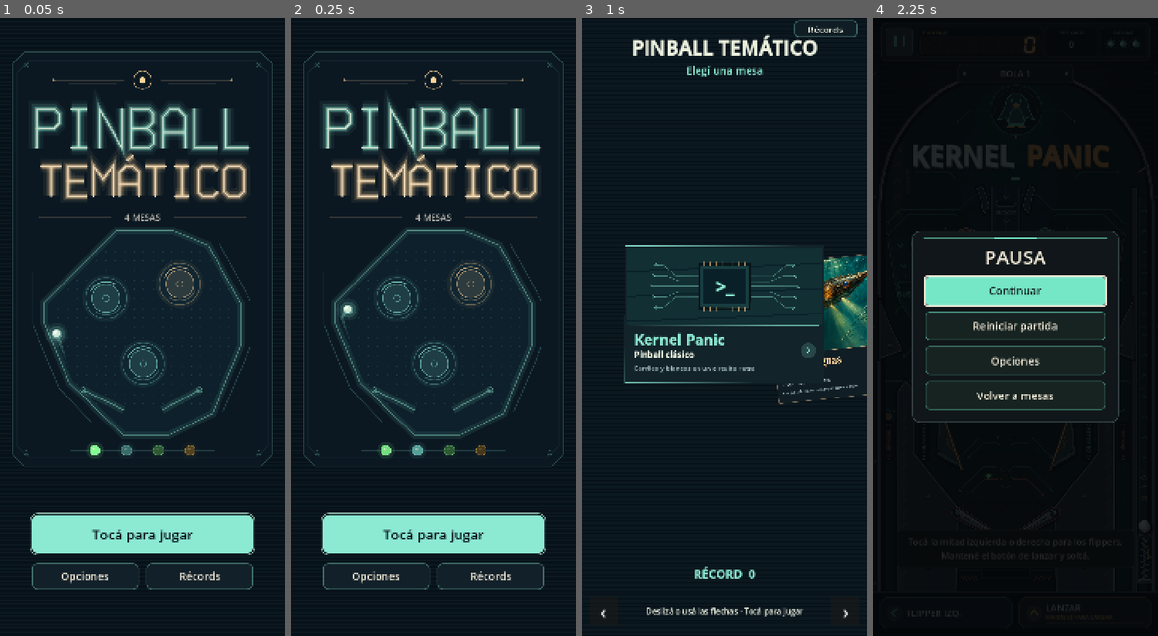
Above: before the commit, frames 1-4 (left to right).
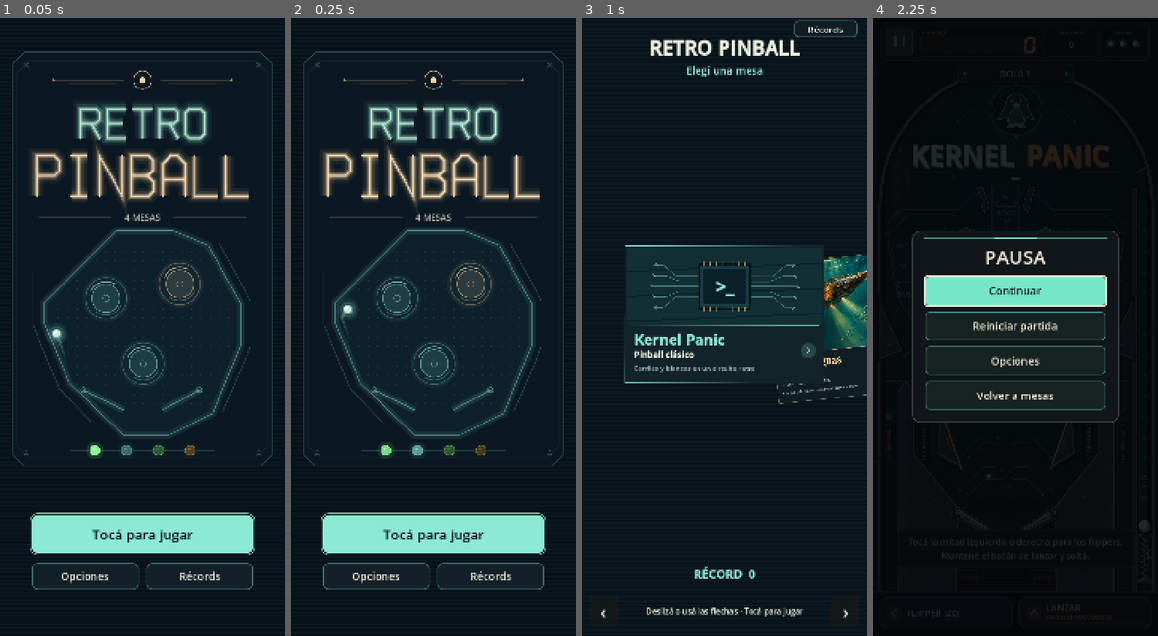
Above: after the commit, the same moments.

Repository: pasaporteN25/RetroPainball
Game: Godot game, scene res://scenes/title.tscn
Two runs of this game, one before a commit and one after it. Both use one fixed random seed, a clock stepped at 60 frames per second and the inputs below.
Inputs (mouse positions are in pixels of both pictures, inside the frame that each line leads up to):
- Up to frame 1 (0.05 s): no input
- Up to frame 2 (0.25 s): no input
- Up to frame 3 (1 s): click "Tocá para jugar" at 0.5 s
- Up to frame 4 (2.25 s): click "Kernel Panic" at 1.25 s; click (898, 42) at 2 s

The runs differ from the first frame. In frame 1, 7.1% of the frame differs, in the area x 11-88%, y 12-31%; in frame 2, 7.2%; in frame 3, 1.2%; in frame 4, nothing differs.

Commit message:
Rename to Retro Pinball, add Android back navigation and hide untranslated language (P-04, U-07)
- Title logo, selector heading and project name now say Retro Pinball.
- Back on records goes to the selector, on the selector to the title, and on
  the title closes options or quits (quit_on_go_back stays off).
- The language toggle only shows when a non-Spanish translation is loaded.

Co-Authored-By: Claude Opus 5.5 <noreply@anthropic.com>

Diff:
--- a/project.godot
+++ b/project.godot
@@ -10,7 +10,7 @@
 
 [application]
 
-config/name="Pinball Temático"
+config/name="Retro Pinball"
 config/description="Pinball para Android con mesas temáticas."
 run/main_scene="res://scenes/title.tscn"
 config/quit_on_go_back=false
--- a/resources/credits.json
+++ b/resources/credits.json
@@ -48,7 +48,7 @@
     {
       "id": "app_boot_splash",
       "kind": "art",
-      "title": "Logo de arranque de Pinball Temático",
+      "title": "Logo de arranque de Retro Pinball",
       "author": "Proyecto RetroPainball",
       "license": "original",
       "source": "tools/generate_app_branding.gd",
--- a/scripts/ui/options_menu.gd
+++ b/scripts/ui/options_menu.gd
@@ -61,7 +61,9 @@
 	_back.add_theme_font_size_override("font_size", 27)
 	_back.pressed.connect(close)
 	column.add_child(_back)
-	_buttons = [_vibration, _zone, _language, _back]
+	# Sin traducciones cargadas (Q-05 pendiente) el botón no cambiaría nada: se oculta.
+	_language.visible = has_translations()
+	_buttons.assign([_vibration, _zone, _language, _back] if _language.visible else [_vibration, _zone, _back])
 	for button in _buttons:
 		Arcade.enable_pad_accept(button)
 	_focus_order.append_array(_buttons)
@@ -75,6 +77,14 @@
 		control.focus_neighbor_right = NodePath(".")
 	_apply_theme()
 	_shade.hide()
+
+
+## true si hay un idioma distinto del español con traducción cargada.
+static func has_translations() -> bool:
+	for locale: String in TranslationServer.get_loaded_locales():
+		if not locale.begins_with("es"):
+			return true
+	return false
 
 
 func is_open() -> bool:
--- a/scripts/ui/records_screen.gd
+++ b/scripts/ui/records_screen.gd
@@ -216,6 +216,12 @@
 	get_tree().change_scene_to_file("res://scenes/table_select.tscn")
 
 
+## P-04: el botón atrás de Android hace lo mismo que Esc.
+func _notification(what: int) -> void:
+	if what == NOTIFICATION_WM_GO_BACK_REQUEST and is_node_ready():
+		_close()
+
+
 func _unhandled_input(event: InputEvent) -> void:
 	if event.is_action_pressed("pause") or event.is_action_pressed("ui_cancel"):
 		_close()
--- a/scripts/ui/table_select.gd
+++ b/scripts/ui/table_select.gd
@@ -80,7 +80,21 @@
 		get_tree().change_scene_to_file(scene_path)
 
 
+## P-04: atrás (Android) o Esc vuelve a la pantalla de título.
+func go_back() -> void:
+	get_tree().change_scene_to_file("res://scenes/title.tscn")
+
+
+func _notification(what: int) -> void:
+	if what == NOTIFICATION_WM_GO_BACK_REQUEST and is_node_ready():
+		go_back()
+
+
 func _input(event: InputEvent) -> void:
+	if event.is_action_pressed("ui_cancel"):
+		get_viewport().set_input_as_handled()
+		go_back()
+		return
 	if event.is_action_pressed("ui_left"):
 		_select(_selected - 1)
 		get_viewport().set_input_as_handled()
@@ -216,7 +230,7 @@
 	for y in range(0, int(size.y), 6):
 		draw_line(Vector2(0, y), Vector2(size.x, y), Color(0.41, 0.61, 0.62, 0.05))
 	var at := Vector2(size.x * 0.5, _safe_top + 94)
-	_center_text(self, _heading, "PINBALL TEMÁTICO", at, 49, IVORY)
+	_center_text(self, _heading, "RETRO PINBALL", at, 49, IVORY)
 	_center_text(self, ThemeDB.fallback_font, "Elegí una mesa", at + Vector2(0, 49), 27, MINT)
 	var record := _selected_record()
 	var accent := GameState.active_theme(_ids[_selected]).select_accent
--- a/scripts/ui/title_screen.gd
+++ b/scripts/ui/title_screen.gd
@@ -24,6 +24,11 @@
 	"P": [
 		[Vector2(0, 10), Vector2(0, 0), Vector2(4.8, 0), Vector2(6, 1.2),
 			Vector2(6, 3.8), Vector2(4.8, 5), Vector2(0, 5)],
+	],
+	"R": [
+		[Vector2(0, 10), Vector2(0, 0), Vector2(4.8, 0), Vector2(6, 1.2),
+			Vector2(6, 3.8), Vector2(4.8, 5), Vector2(0, 5)],
+		[Vector2(3.4, 5), Vector2(6, 10)],
 	],
 	"I": [[Vector2(1, 0), Vector2(5, 0)], [Vector2(3, 0), Vector2(3, 10)], [Vector2(1, 10), Vector2(5, 10)]],
 	"N": [[Vector2(0, 10), Vector2(0, 0), Vector2(6, 10), Vector2(6, 0)]],
@@ -89,8 +94,8 @@
 		var theme := GameState.active_theme(id)
 		_accents.append(theme.select_accent)
 		_insert_colors.append(theme.lamp_tint)
-	_logo_top = _word_paths("PINBALL", Vector2(0, 159), Vector2(9.5, 10.0), 23.0)
-	_logo_bottom = _word_paths("TEMÁTICO", Vector2(0, 304), Vector2(8.0, 7.5), 18.0)
+	_logo_top = _word_paths("RETRO", Vector2(0, 159), Vector2(8.0, 7.5), 18.0)
+	_logo_bottom = _word_paths("PINBALL", Vector2(0, 279), Vector2(9.5, 10.0), 23.0)
 	for point: Vector2 in BALL_ROUTE:
 		_ball_path.add_point(point)
 	_route_length = _ball_path.get_baked_length()
@@ -234,6 +239,19 @@
 	if event.is_action_pressed("ui_accept") and not _options.is_open():
 		get_viewport().set_input_as_handled()
 		start()
+
+
+## P-04: el botón atrás de Android cierra las opciones; si no hay nada abierto, sale del juego.
+func _notification(what: int) -> void:
+	if what == NOTIFICATION_WM_GO_BACK_REQUEST and is_node_ready():
+		go_back()
+
+
+func go_back() -> void:
+	if _options.is_open():
+		_options.close()
+	elif not _leaving:
+		get_tree().quit()
 
 
 func _draw() -> void:
--- /dev/null
+++ b/tests/headless/back_button.gd
@@ -0,0 +1,60 @@
+extends SceneTree
+## P-04: el botón atrás de Android navega hacia atrás en cada pantalla del menú
+## (récords → selector → título; en el título cierra las opciones antes de salir).
+
+var failures := 0
+var scratch := "user://test_back_%d" % OS.get_process_id()
+
+
+func _initialize() -> void:
+	_run.call_deferred()
+
+
+func _run() -> void:
+	var state := root.get_node("GameState")
+	var s := root.get_node("Settings")
+	state.save_directory = scratch
+	state.record_path = scratch.path_join("records.cfg")
+	s.path = scratch.path_join("settings.cfg")
+	s.load_settings()
+
+	change_scene_to_file("res://scenes/records.tscn")
+	await scene_changed
+	current_scene.propagate_notification(Node.NOTIFICATION_WM_GO_BACK_REQUEST)
+	await scene_changed
+	_check(current_scene.scene_file_path == "res://scenes/table_select.tscn", "atrás en Récords vuelve al selector")
+
+	current_scene.propagate_notification(Node.NOTIFICATION_WM_GO_BACK_REQUEST)
+	await scene_changed
+	_check(current_scene.scene_file_path == "res://scenes/title.tscn", "atrás en el selector vuelve al título")
+
+	var title := current_scene
+	title.open_options()
+	_check(title._options.is_open(), "las opciones se abren desde el título")
+	title.propagate_notification(Node.NOTIFICATION_WM_GO_BACK_REQUEST)
+	_check(not title._options.is_open() and current_scene == title, "atrás cierra las opciones sin salir del juego")
+	_check(not ProjectSettings.get_setting("application/config/quit_on_go_back"),
+		"Godot no cierra solo: cada pantalla decide qué hace atrás")
+
+	change_scene_to_file("res://scenes/table_select.tscn")
+	await scene_changed
+	var event := InputEventAction.new()
+	event.action = &"ui_cancel"
+	event.pressed = true
+	root.push_input(event)
+	await scene_changed
+	_check(current_scene.scene_file_path == "res://scenes/title.tscn", "Esc en el selector vuelve al título")
+
+	current_scene.free()
+	var dir := DirAccess.open(scratch)
+	if dir:
+		for file in dir.get_files(): dir.remove(file)
+		DirAccess.remove_absolute(ProjectSettings.globalize_path(scratch))
+	print("back_button: %d fallas" % failures)
+	quit(1 if failures else 0)
+
+
+func _check(ok: bool, message: String) -> void:
+	print(("OK: " if ok else "FALLÓ: ") + message)
+	if not ok:
+		failures += 1
--- a/tests/headless/options_menu.gd
+++ b/tests/headless/options_menu.gd
@@ -44,6 +44,10 @@
 	options._zone.pressed.emit()
 	var touch := current_scene.get_node("TouchControls")
 	_check(s.touch_zone == "baja" and is_equal_approx(touch.zone_top_ratio, 0.7), "zona táctil baja llega a TouchControls")
+	var translated: bool = options.has_translations()
+	var focusable: bool = options._buttons.has(options._language)
+	_check(options._language.visible == translated and focusable == translated,
+		"Idioma solo se ve (y recibe foco) si hay traducciones cargadas")
 	options._language.pressed.emit()
 	_check(s.language == "en", "idioma guarda preferencia")
 	options._back.pressed.emit()
Not shown, added: tests/headless/back_button.gd.uid
